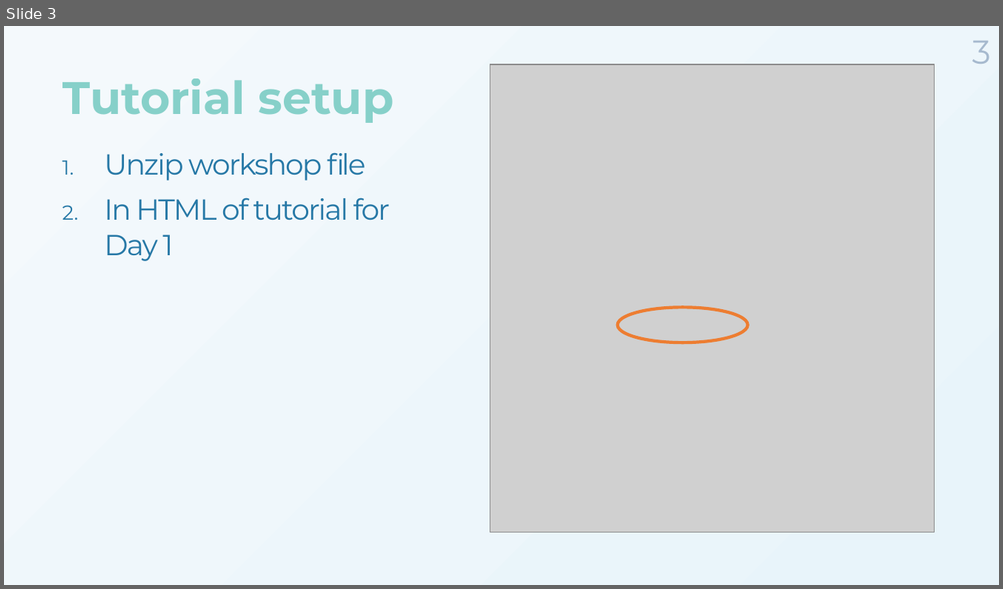
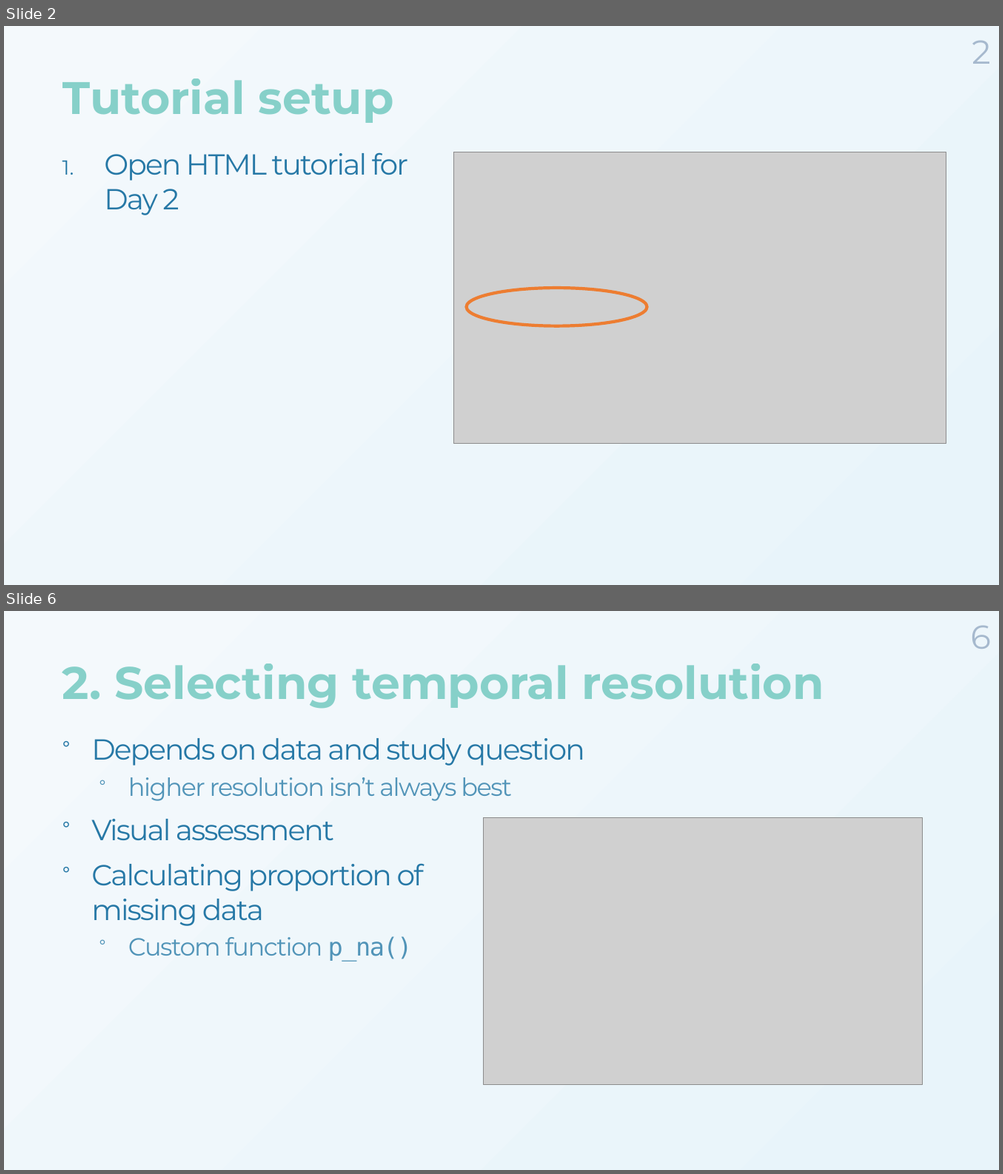
Before and after one commit to MarieAugerMethe/DFO_HMM_2022, a slide deck: Day2/HMM_Tutorial_Day2.pptx. Shown one above the other, each under a label of ours: slide 3 before the commit, slides 2 and 6 after it; the slides between them are not shown. The pictures are 1003x589 and 1003x1174 pixels, drawn with LibreOffice and Linux fonts; fonts in the diff are those of the drawing; grey boxes stand for pictures; background and template pictures are left out. Boxes give left, top, right and bottom in pixels: in the first picture for what was removed or moved away, otherwise in the second. Text is boxed around its words. In the diff, an @@ line names an element or a change of style, - is before the commit and + after.

```diff
--- a/Day2/HMM_Tutorial_Day2.pptx
+++ b/Day2/HMM_Tutorial_Day2.pptx
@@ slide 6 added at (4,611,999,1170), background gradient #F4F9FC to #E8F4FA @@
@@ page number added at (970,625,990,649), 32 pt, text #A6B9CE @@
+6
@@ title added at (62,664,824,709), 44 pt, text gradient #7BCCC4 to #0868AC, bold @@
+2. Selecting temporal resolution
@@ text added at (91,738,585,962), 28 pt, text #2678A6 @@
+° Depends on data and study question
+  ° higher resolution isn’t always best
+° Visual assessment
+° Calculating proportion of
+  missing data
+  ° Custom function p_na()
@@ picture added at (484,817,922,1085) @@
@@ what was slide 3 is now slide 2 @@
@@ slide 2 changed as well @@
@@ page number at (971,40,990,64): text changed @@
-3
+2
@@ text at (104,153,408,215): text changed @@
-1. Unzip workshop file
-2. In HTML of tutorial for Day 1
+1. Open HTML tutorial for Day 2
@@ picture: place and size @@
-picture at (489,64,934,533)
+picture at (454,152,946,444)
@@ ellipse: place and size @@
-ellipse at (617,307,748,342)
+ellipse at (466,288,647,326)
```
Also in this commit, not shown: 2 other slides changed, 6 other slides added, 7 slides removed.
